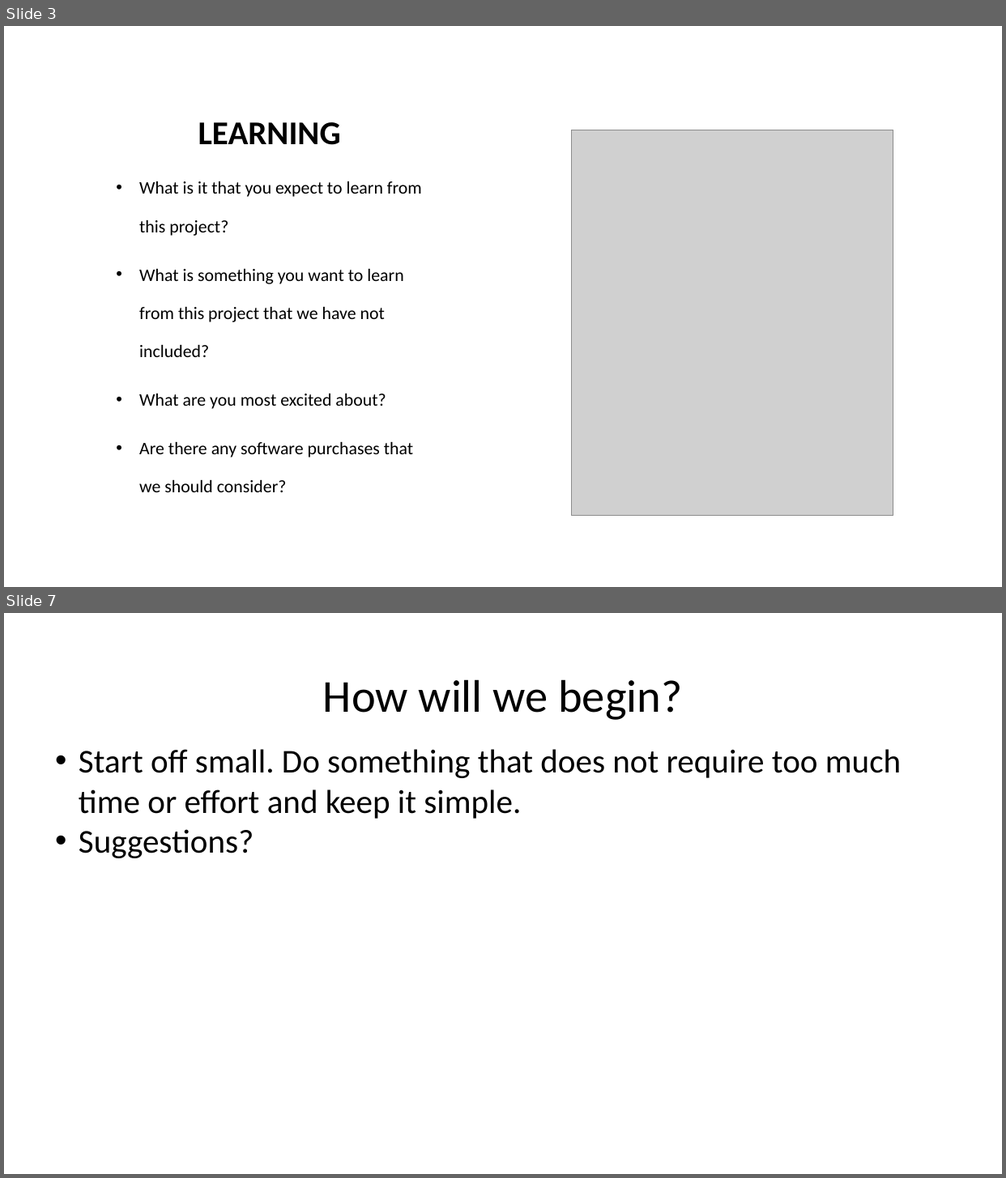
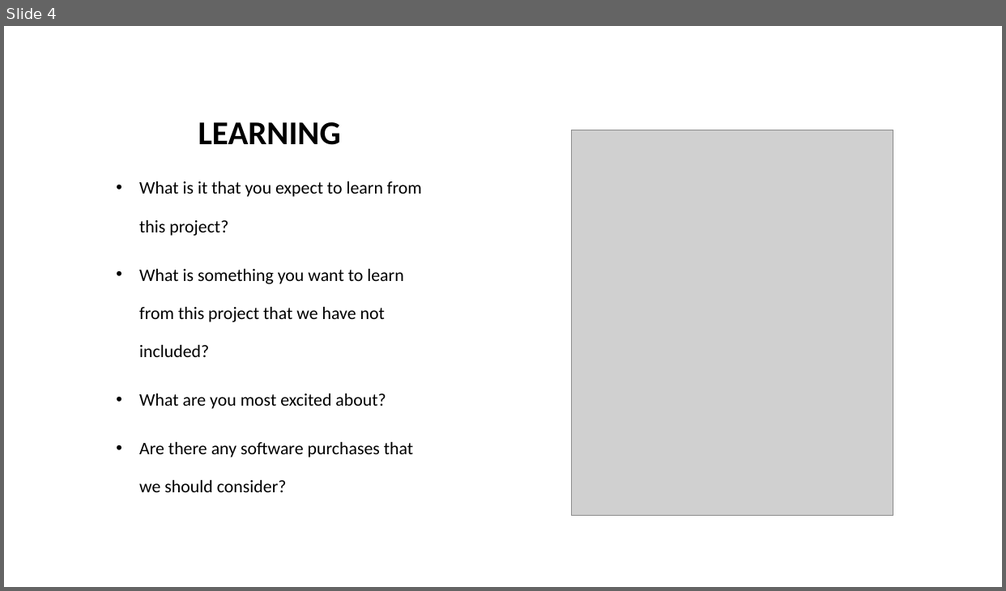
Before and after one commit to jorrtayl/Group-Project, a slide deck: Group Project.pptx. Shown one above the other, each under a label of ours: slides 3 and 7 before the commit, slide 4 after it; the slides between them are not shown. The pictures are 1006x1178 and 1006x591 pixels, drawn with LibreOffice and Linux fonts; fonts in the diff are those of the drawing; grey boxes stand for pictures. Boxes give left, top, right and bottom in pixels: in the first picture for what was removed or moved away, otherwise in the second. Text is boxed around its words. In the diff, an @@ line names an element or a change of style, - is before the commit and + after.

```diff
--- a/Group Project.pptx
+++ b/Group Project.pptx
@@ slide 7 removed at [4, 613, 1002, 1174], background #FFFFFF @@
@@ title removed at [323, 679, 682, 720] @@
-How will we begin?
@@ text removed at [79, 749, 901, 858] @@
-• Start off small. Do something that does not require too much time or effort and keep it simple.
-• Suggestions?
@@ what was slide 3 is now slide 4 @@
```
Also in this commit, not shown: 7 slides added, 3 other slides removed.
